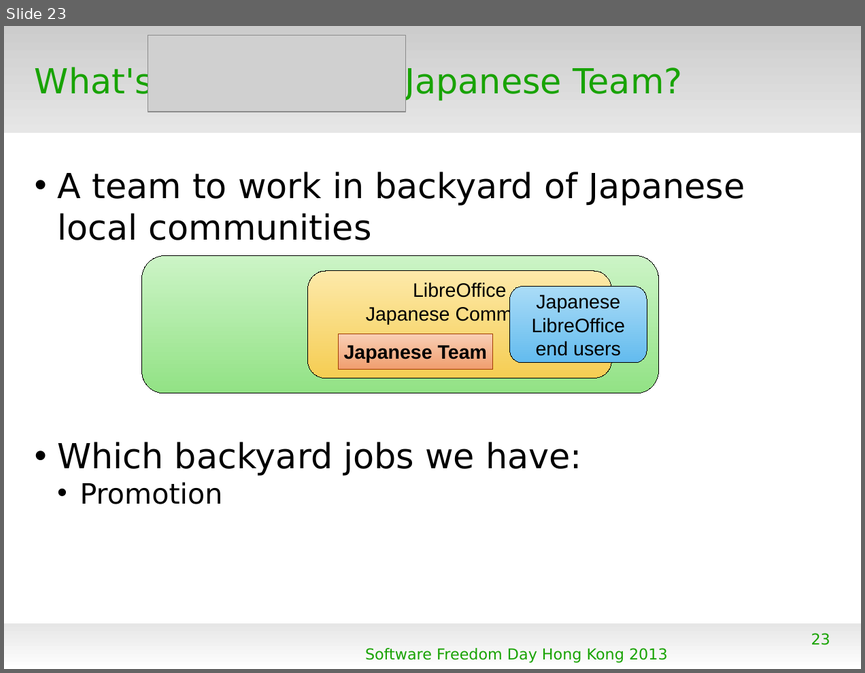
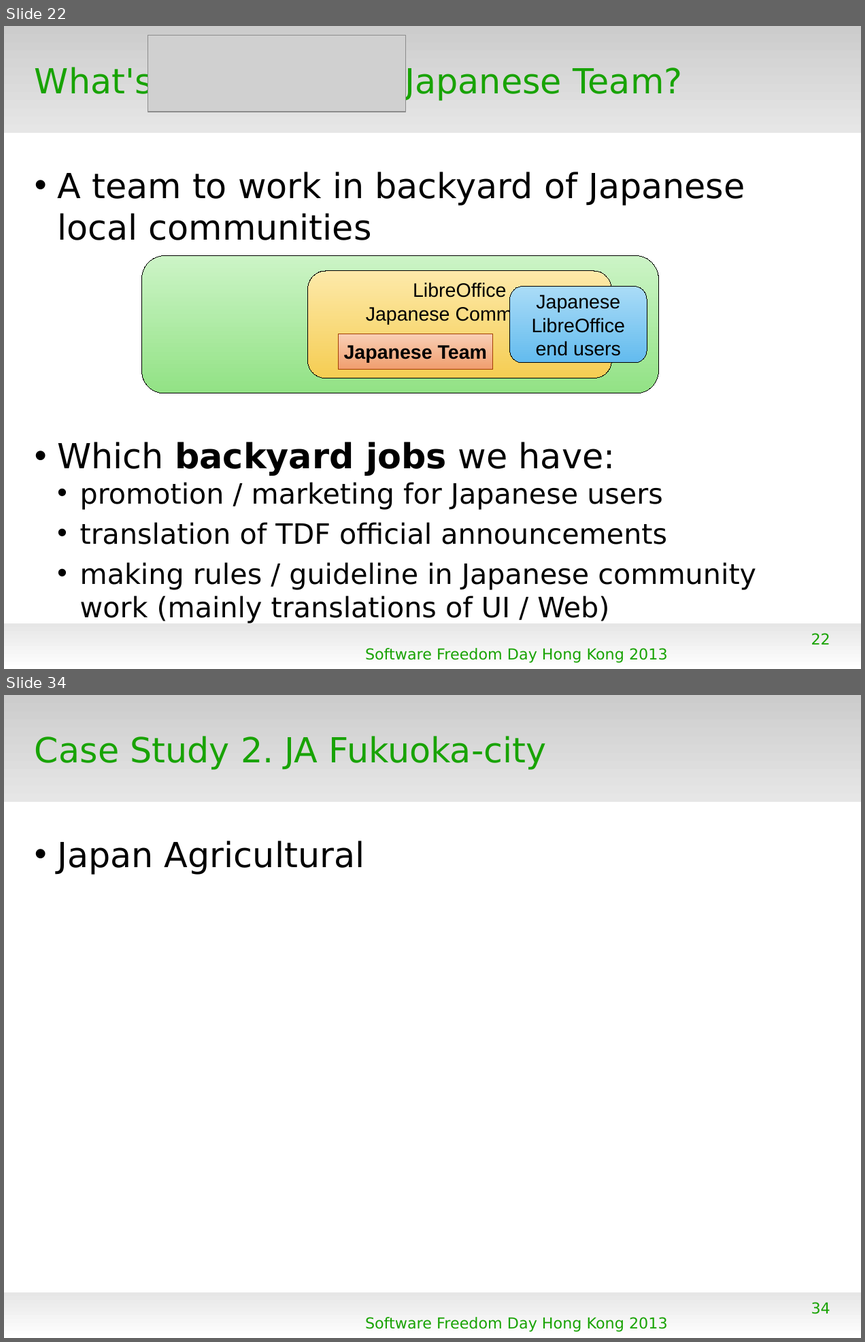
Before and after one commit to naruoga/KantoLibreOffice, a slide deck: others/SFD2013HK.odp. Shown one above the other, each under a label of ours: slide 23 before the commit, slides 22 and 34 after it; the slides between them are not shown. The pictures are 865x673 and 865x1342 pixels, drawn with LibreOffice and Linux fonts; fonts in the diff are those of the drawing; grey boxes stand for pictures; background and template pictures are left out. Boxes give left, top, right and bottom in pixels: in the first picture for what was removed or moved away, otherwise in the second. Text is boxed around its words. In the diff, an @@ line names an element or a change of style, - is before the commit and + after.

```diff
--- a/others/SFD2013HK.odp
+++ b/others/SFD2013HK.odp
@@ slide 34 added at bbox=[4, 695, 861, 1338], background #FFFFFF; not listed: 2 template elements that a slide beside it also shows @@
@@ title added at bbox=[35, 736, 547, 770], 32 pt, text #18A303 @@
+Case Study 2. JA Fukuoka-city
@@ text added at bbox=[57, 841, 364, 875], 32 pt, text #000000 @@
+• Japan Agricultural
@@ page number added at bbox=[811, 1302, 830, 1314], 14 pt, text #18A303 @@
+34
@@ text added at bbox=[365, 1317, 668, 1331], 14 pt, text #18A303 @@
+Software Freedom Day Hong Kong 2013
@@ what was slide 23 is now slide 22 @@
@@ slide 22 changed as well @@
@@ text at bbox=[57, 441, 615, 475]: bold on in "backyard jobs" @@
@@ text at bbox=[80, 482, 756, 623]: text changed @@
-  • Promotion
+  • promotion / marketing for Japanese users
+  • translation of TDF official announcements
+  • making rules / guideline in Japanese community work (mainly translations of UI / Web)
@@ page number at bbox=[811, 633, 830, 644]: text changed @@
-23
+22
```
Also in this commit, not shown: 8 other slides changed, 14 other slides added, 3 slides removed, 2 other files.
